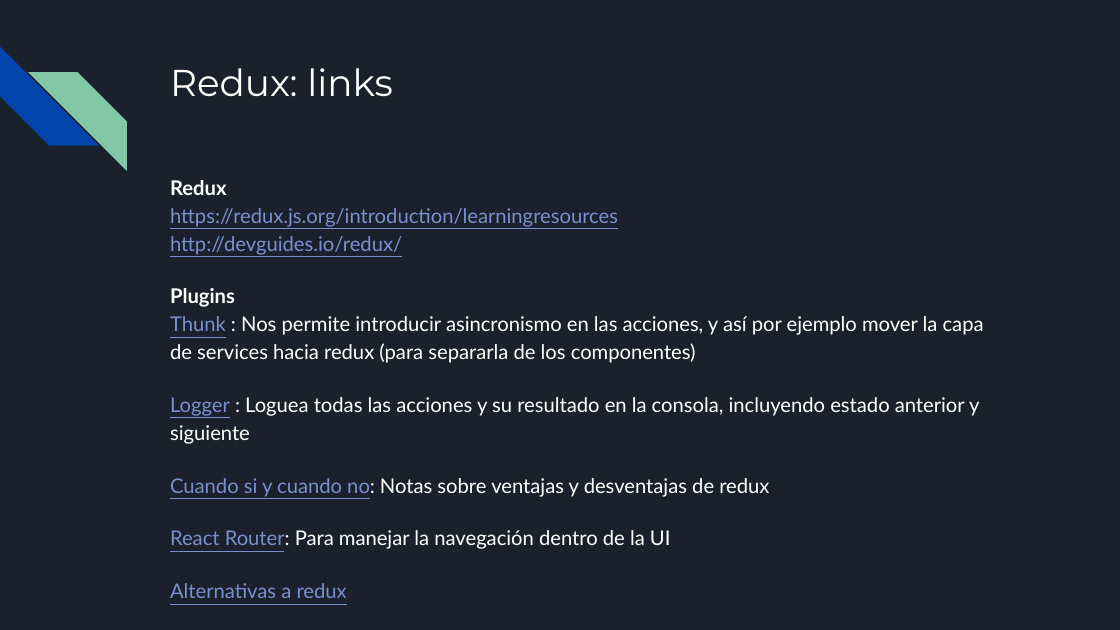
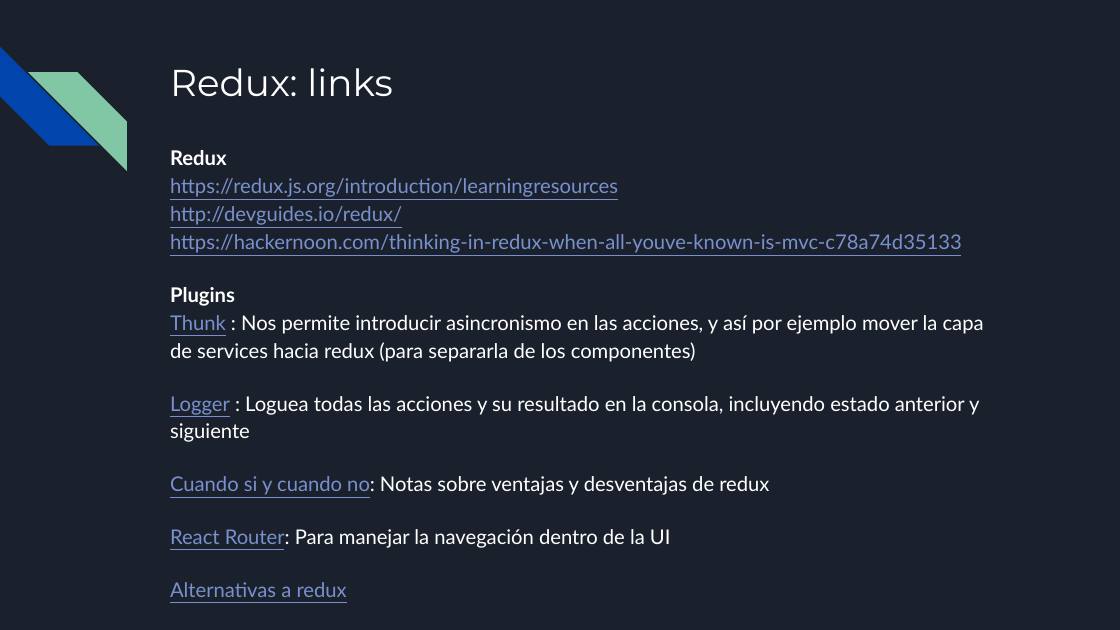
Before and after one commit to francisco-pinchentti/react-basics, a slide deck: slide 34 of docs/React.odp (slide 33 before the commit). Drawn at 1120x630 pixels with LibreOffice and Linux fonts; fonts in the diff are those of the drawing. Boxes give left, top, right and bottom in pixels: in the first picture for what was removed or moved away, otherwise in the second. Text is boxed around its words. In the diff, an @@ line names an element or a change of style, - is before the commit and + after.

```diff
--- a/docs/React.odp
+++ b/docs/React.odp
@@ text "Redux": place and size @@
-text "Redux" at box(170, 180, 984, 598)
+text "Redux" at box(170, 150, 984, 597)
@@ text at box(170, 234, 962, 253): paragraph added @@
+https://hackernoon.com/thinking-in-redux-when-all-youve-known-is-mvc-c78a74d35133
```
Also in this commit, not shown: 5 other slides changed, 1 slide added, 3 other files.
